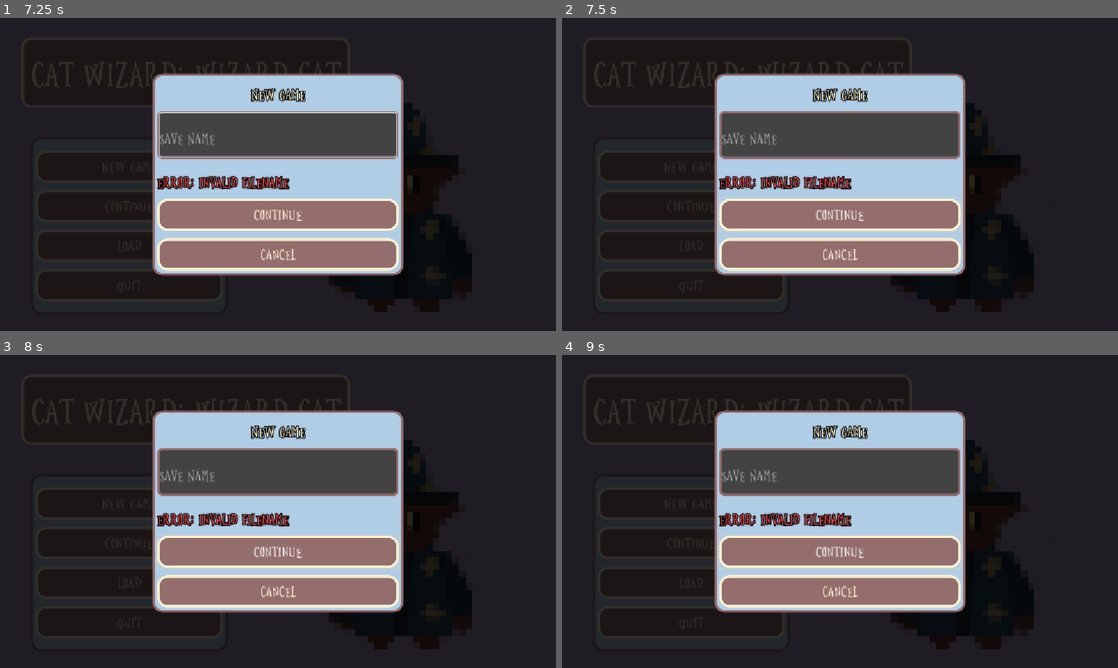
Above: before the commit, frames 1-4 (two rows, left to right).
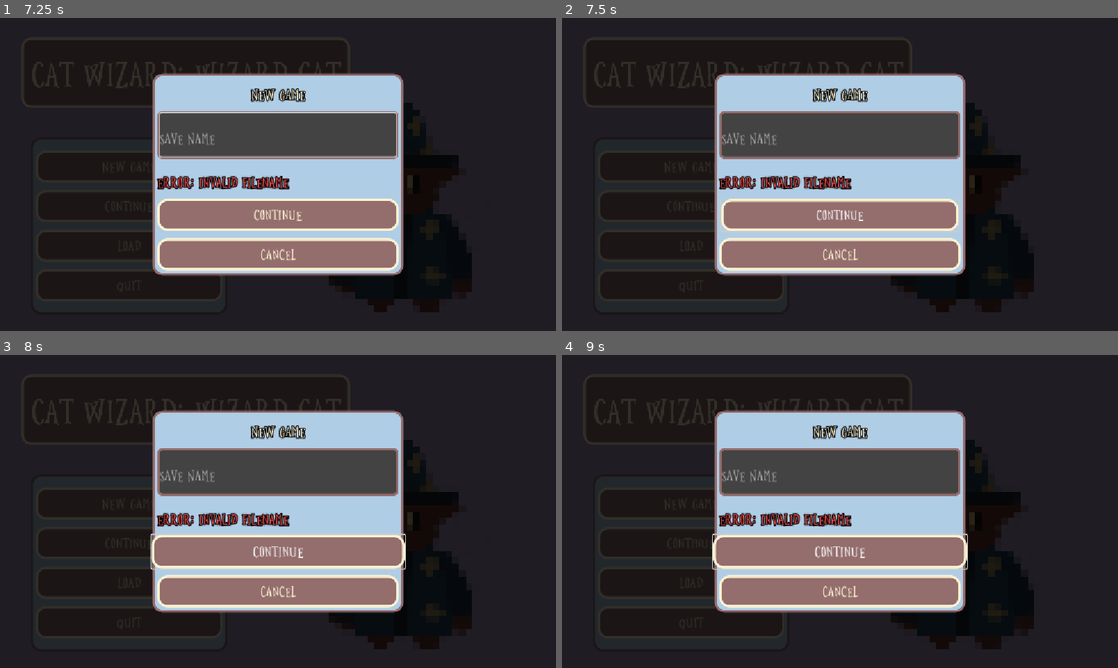
Above: after the commit, the same moments.

Repository: teganmy/wizard-cat-cat-wizard
Game: Godot game, scene res://main.tscn
The game is run twice, just before and just after one commit, with the same random seed, the same clock (stepped at 60 frames per second) and the same inputs.
Inputs (mouse positions are in pixels of both pictures, inside the frame that each line leads up to):
- Up to frame 1 (7.25 s): click "Load" at 0.5 s; click "cancel" at 1.25 s; click "New Game" at 2 s; click (278, 149) at 2.77 s; type "Alex" at 2.85 s; click "Cancel" at 3.5 s; click "New Game" at 4.25 s; click "Continue" at 5 s; click "Continue" at 5.75 s; tap Enter (confirm_button) at 6.5, 6.6 s; move the mouse to (400, 158) at 6.52 s; hold Right (player_right) from 6.53 s (still down)
- Up to frame 2 (7.5 s): tap Enter (confirm_button) at 7.25 s; move the mouse to (728, 190) at 7.27 s; release Right (player_right) at 7.28 s; hold Down (player_down) from 7.28 s (still down); tap Space (fire) at 7.35 s
- Up to frame 3 (8 s): keep holding Down (player_down)
- Up to frame 4 (9 s): tap Enter (confirm_button) at 8, 8.75 s; move the mouse to (895, 442) at 8.02 s; release Down (player_down) at 8.03 s; hold Right (player_right) 8.03-8.78 s; tap Shift (player_dodge) at 8.1 s; move the mouse to (812, 574) at 8.77 s; hold W (player_up) from 8.78 s (still down); tap Q (secondary_fire) at 8.85 s

Frame 1 is identical in both runs. In frame 2, 0.4% of the frame differs, in the area x 28-72%, y 57-69%; in frame 3, 0.8%; in frame 4, 1.0%, in the area x 27-73%, y 56-69%.
Error in both runs: Out of bounds get index '0' (on base: 'Array[String]') (res://save.gd:15)

Commit message:
Fixed buttontween error

Diff:
--- a/wizard-cat-game/UI/confirm_menu.gd
+++ b/wizard-cat-game/UI/confirm_menu.gd
@@ -1,5 +1,6 @@
 extends CenterContainer
 
+@export var button_tween: ButtonTween
 @export var pause_rect: ColorRect
 @export var label = Label
 var action: Callable
@@ -8,9 +9,11 @@
 	SceneLoader.confirmation.connect(open)
 
 func _on_confirm_button_pressed() -> void:
+	button_tween.deactivate()
 	action.call()
 
 func open(message: String, new_action: Callable) -> void:
+	button_tween.activate()
 	action = new_action
 	label.text = message
 	get_tree().current_scene.set_deferred("pausable", false)
--- a/wizard-cat-game/UI/hud.tscn
+++ b/wizard-cat-game/UI/hud.tscn
@@ -127,7 +127,7 @@
 offset_left = 10.0
 offset_top = 10.0
 offset_right = 310.0
-offset_bottom = 310.0
+offset_bottom = 360.0
 grow_horizontal = 2
 grow_vertical = 2
 text = "WASD to move
@@ -139,7 +139,7 @@
 horizontal_alignment = 1
 vertical_alignment = 1
 
-[node name="PauseMenu" type="CenterContainer" parent="." unique_id=1802339896 node_paths=PackedStringArray("pause_rect")]
+[node name="PauseMenu" type="CenterContainer" parent="." unique_id=1802339896 node_paths=PackedStringArray("pause_rect", "button_tween")]
 process_mode = 3
 visible = false
 layout_mode = 1
@@ -150,6 +150,7 @@
 grow_vertical = 2
 script = ExtResource("5_quk1y")
 pause_rect = NodePath("../PauseRect")
+button_tween = NodePath("ButtonTween")
 
 [node name="PanelContainer" type="PanelContainer" parent="PauseMenu" unique_id=990483104]
 layout_mode = 2
@@ -178,7 +179,13 @@
 layout_mode = 2
 text = "Quit"
 
-[node name="ConfirmMenu" type="CenterContainer" parent="." unique_id=1032381515 node_paths=PackedStringArray("pause_rect", "label")]
+[node name="ButtonTween" type="Node" parent="PauseMenu" unique_id=178037344 node_paths=PackedStringArray("buttons")]
+script = ExtResource("6_quk1y")
+buttons = [NodePath("../PanelContainer/VBoxContainer/ResumeButton"), NodePath("../PanelContainer/VBoxContainer/HomeButton"), NodePath("../PanelContainer/VBoxContainer/QuitButton")]
+active = false
+metadata/_custom_type_script = "uid://dq2js0a13n6oc"
+
+[node name="ConfirmMenu" type="CenterContainer" parent="." unique_id=1032381515 node_paths=PackedStringArray("button_tween", "pause_rect", "label")]
 process_mode = 3
 visible = false
 layout_mode = 1
@@ -188,6 +195,7 @@
 grow_horizontal = 2
 grow_vertical = 2
 script = ExtResource("8_i0a73")
+button_tween = NodePath("ButtonTween")
 pause_rect = NodePath("../PauseRect")
 label = NodePath("PanelContainer/VBoxContainer/Label")
 
@@ -211,10 +219,10 @@
 layout_mode = 2
 text = "Confirm"
 
-[node name="ButtonTween" type="Node" parent="." unique_id=1362867367 node_paths=PackedStringArray("buttons")]
-process_mode = 3
+[node name="ButtonTween" type="Node" parent="ConfirmMenu" unique_id=803229515 node_paths=PackedStringArray("buttons")]
 script = ExtResource("6_quk1y")
-buttons = [NodePath("../PauseMenu/PanelContainer/VBoxContainer/ResumeButton"), NodePath("../PauseMenu/PanelContainer/VBoxContainer/HomeButton"), NodePath("../PauseMenu/PanelContainer/VBoxContainer/QuitButton"), NodePath("../ConfirmMenu/PanelContainer/VBoxContainer/CancelButton"), NodePath("../ConfirmMenu/PanelContainer/VBoxContainer/ConfirmButton")]
+buttons = [NodePath("../PanelContainer/VBoxContainer/CancelButton"), NodePath("../PanelContainer/VBoxContainer/ConfirmButton")]
+active = false
 metadata/_custom_type_script = "uid://dq2js0a13n6oc"
 
 [connection signal="popup_hide" from="TutorialPopup" to="." method="_on_tutorial_popup_popup_hide"]
--- a/wizard-cat-game/UI/pause_menu.gd
+++ b/wizard-cat-game/UI/pause_menu.gd
@@ -2,6 +2,7 @@
 
 var paused: bool = false
 @export var pause_rect: ColorRect
+@export var button_tween: ButtonTween
 
 func _process(_delta: float) -> void:
 	if Input.is_action_just_pressed("pause"):
@@ -10,6 +11,7 @@
 func toggle_pause() -> void:
 	if get_tree().current_scene.pausable:
 		paused = not paused
+		button_tween.active = paused
 		get_tree().paused = paused
 		visible = paused
 		pause_rect.visible = paused
--- a/wizard-cat-game/UI/save_load_menu.gd
+++ b/wizard-cat-game/UI/save_load_menu.gd
@@ -1,6 +1,7 @@
 extends Control
 
 @export var button_container: VBoxContainer
+@export var button_tween: ButtonTween
 var buttons: Array[Button] = []
 
 signal selected(save: String)
@@ -15,11 +16,13 @@
 		button.pressed.connect(save_select.bind(file))
 		buttons.append(button)
 		button_container.add_child(button)
+		button_tween.add_button(button)
 	show()
 
 func close() -> void:
 	hide()
 	for button in buttons:
+		button_tween.remove_button(button)
 		button.queue_free()
 	buttons.clear()
 
@@ -32,6 +35,5 @@
 	if Input.is_action_just_pressed("ui_cancel"):
 		close()
 
-
 func _on_cancel_button_pressed() -> void:
 	close()
--- a/wizard-cat-game/UI/save_load_menu.tscn
+++ b/wizard-cat-game/UI/save_load_menu.tscn
@@ -1,10 +1,11 @@
 [gd_scene format=3 uid="uid://b2df86ng1bq6e"]
 
 [ext_resource type="Script" uid="uid://bdv22unmor721" path="res://UI/save_load_menu.gd" id="1_hvgms"]
+[ext_resource type="Script" uid="uid://dq2js0a13n6oc" path="res://components/button_tween.gd" id="2_8sgtu"]
 
 [sub_resource type="StyleBoxEmpty" id="StyleBoxEmpty_gpvk7"]
 
-[node name="SaveLoadMenu" type="Control" unique_id=656603275 node_paths=PackedStringArray("button_container")]
+[node name="SaveLoadMenu" type="Control" unique_id=656603275 node_paths=PackedStringArray("button_container", "button_tween")]
 layout_mode = 3
 anchors_preset = 15
 anchor_right = 1.0
@@ -13,6 +14,12 @@
 grow_vertical = 2
 script = ExtResource("1_hvgms")
 button_container = NodePath("CenterContainer/PanelContainer/VBoxContainer/HBoxContainer/ScrollContainer/VBoxContainer")
+button_tween = NodePath("ButtonTween")
+
+[node name="ButtonTween" type="Node" parent="." unique_id=118234597 node_paths=PackedStringArray("buttons")]
+script = ExtResource("2_8sgtu")
+buttons = [NodePath("../CenterContainer/PanelContainer/VBoxContainer/CancelButton")]
+metadata/_custom_type_script = "uid://dq2js0a13n6oc"
 
 [node name="PauseRect" type="ColorRect" parent="." unique_id=107846596]
 layout_mode = 1
--- a/wizard-cat-game/UI/save_name_menu.tscn
+++ b/wizard-cat-game/UI/save_name_menu.tscn
@@ -1,6 +1,7 @@
 [gd_scene format=3 uid="uid://b63eh4xvu0geo"]
 
 [ext_resource type="Script" uid="uid://btt0d76v6qs3l" path="res://UI/save_name_menu.gd" id="1_lhp5t"]
+[ext_resource type="Script" uid="uid://dq2js0a13n6oc" path="res://components/button_tween.gd" id="2_x00e7"]
 
 [sub_resource type="StyleBoxEmpty" id="StyleBoxEmpty_x00e7"]
 
@@ -91,5 +92,10 @@
 layout_mode = 2
 text = "Cancel"
 
+[node name="ButtonTween" type="Node" parent="." unique_id=654600194 node_paths=PackedStringArray("buttons")]
+script = ExtResource("2_x00e7")
+buttons = [NodePath("../CenterContainer/PanelContainer/VBoxContainer/ContinueButton"), NodePath("../CenterContainer/PanelContainer/VBoxContainer/ExitButton")]
+metadata/_custom_type_script = "uid://dq2js0a13n6oc"
+
 [connection signal="pressed" from="CenterContainer/PanelContainer/VBoxContainer/ContinueButton" to="." method="accept"]
 [connection signal="pressed" from="CenterContainer/PanelContainer/VBoxContainer/ExitButton" to="." method="close"]
--- a/wizard-cat-game/components/button_tween.gd
+++ b/wizard-cat-game/components/button_tween.gd
@@ -2,47 +2,72 @@
 extends Node
 
 @export var buttons: Array[Button] = []
+@export var active: bool =  true
 @export_group("Behavior")
 @export var anim_time: float = 0.2
 @export var hover_scale: Vector2 = Vector2(1.05, 1.05)
 @export var press_scale: Vector2 = Vector2(0.9,0.9)
 @export var transition := Tween.TRANS_BACK
 
+
+func activate() -> void:
+	active = true
+
+func deactivate() -> void:
+	active = false
+
 func _ready() -> void:
 	for button in buttons:
 		_connect_button(button)
 
 func _connect_button(button: Button) -> void:
-	button.mouse_entered.connect(activate_button.bind(button.get_path()))
-	button.mouse_exited.connect(deactivate_button.bind(button.get_path()))
-	button.button_down.connect(pressed_button.bind(button.get_path()))
-	button.button_up.connect(unpressed_button.bind(button.get_path()))
+	button.mouse_entered.connect(_activate_button.bind(button.get_path()))
+	button.mouse_exited.connect(_deactivate_button.bind(button.get_path()))
+	button.button_down.connect(_pressed_button.bind(button.get_path()))
+	button.button_up.connect(_unpressed_button.bind(button.get_path()))
+
+func _disconnect_button(button: Button) -> void:
+	if button in buttons:
+		button.mouse_entered.disconnect(_activate_button)
+		button.mouse_exited.disconnect(_deactivate_button)
+		button.button_down.disconnect(_pressed_button)
+		button.button_up.disconnect(_unpressed_button)
+
+func remove_button(button: Button) -> void:
+	var index = buttons.find(button)
+	if index != -1:
+		_disconnect_button(button)
+		buttons.remove_at(index)
 
 func add_button(button: Button) -> void:
 	if button not in buttons:
 		buttons.append(button)
 		_connect_button(button)
 
-func activate_button(button: NodePath) -> void:
-	var button_node = get_node(button)
-	if button_node:
-		button_node.pivot_offset_ratio = Vector2(0.5,0.5)
-		create_tween().set_trans(transition).tween_property(button_node, "scale", hover_scale, anim_time)
+func _activate_button(button: NodePath) -> void:
+	if active:
+		var button_node = get_node(button)
+		if button_node:
+			button_node.pivot_offset_ratio = Vector2(0.5,0.5)
+			create_tween().set_trans(transition).tween_property(button_node, "scale", hover_scale, anim_time)
 
-func deactivate_button(button: NodePath) -> void:
-	var button_node = get_node(button)
-	if button_node:
-		button_node.pivot_offset_ratio = Vector2(0.5,0.5)
-		create_tween().set_trans(transition).tween_property(button_node, "scale", Vector2.ONE, anim_time)
+func _deactivate_button(button: NodePath) -> void:
+	if active:
+		var button_node = get_node(button)
+		if button_node:
+			button_node.pivot_offset_ratio = Vector2(0.5,0.5)
+			create_tween().set_trans(transition).tween_property(button_node, "scale", Vector2.ONE, anim_time)
 
-func pressed_button(button: NodePath) -> void:
-	var button_node = get_node(button)
-	if button_node:
-		button_node.pivot_offset_ratio = Vector2(0.5,0.5)
-		create_tween().set_trans(transition).tween_property(button_node, "scale", press_scale, anim_time)
+func _pressed_button(button: NodePath) -> void:
+	if active:
+		var button_node = get_node(button)
+		if button_node:
+			button_node.pivot_offset_ratio = Vector2(0.5,0.5)
+			create_tween().set_trans(transition).tween_property(button_node, "scale", press_scale, anim_time)
 
-func unpressed_button(button: NodePath) -> void:
-	var button_node = get_node(button)
-	if button_node:
-		button_node.pivot_offset_ratio = Vector2(0.5,0.5)
-		create_tween().set_trans(transition).tween_property(button_node, "scale", hover_scale, anim_time)
+func _unpressed_button(button: NodePath) -> void:
+	if active:
+		var button_node = get_node(button)
+		if button_node:
+			button_node.pivot_offset_ratio = Vector2(0.5,0.5)
+			create_tween().set_trans(transition).tween_property(button_node, "scale", hover_scale, anim_time)
